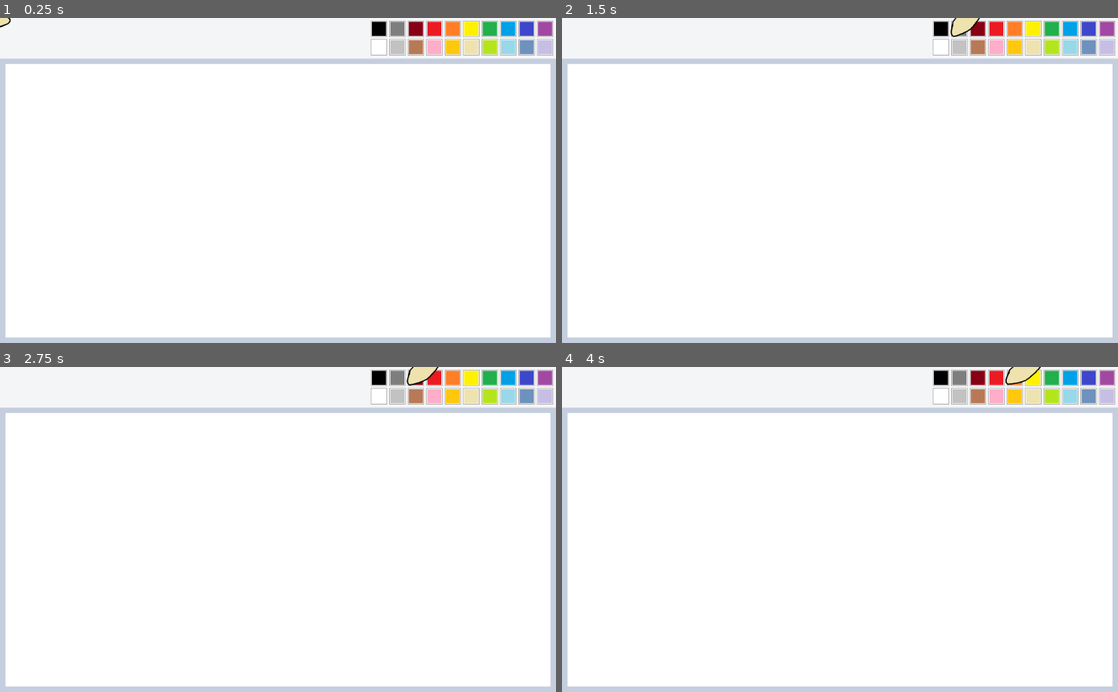
Above: before the commit, frames 1-4 (two rows, left to right).
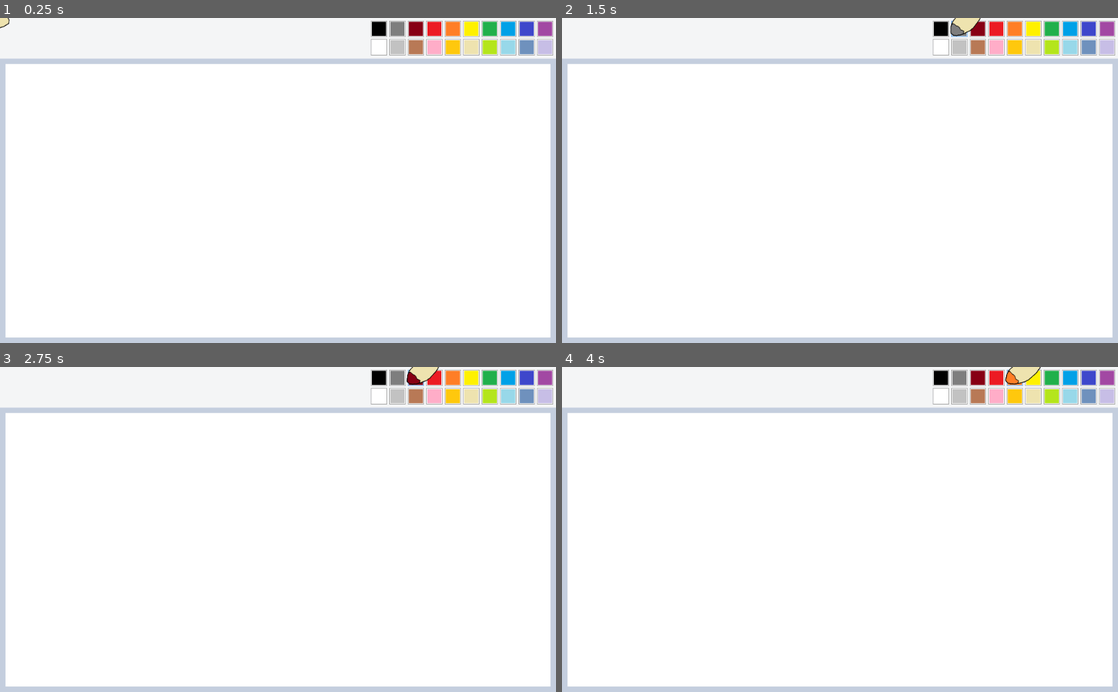
Above: after the commit, the same moments.

Repository: mariothedog/MS-Pain
Game: Godot game, scene res://Level/Level.tscn
The game is run twice, just before and just after one commit, with the same random seed, the same clock (stepped at 60 frames per second) and the same inputs.
Inputs (mouse positions are in pixels of both pictures, inside the frame that each line leads up to):
- Up to frame 1 (0.25 s): no input
- Up to frame 2 (1.5 s): click (940, 27) at 0.5 s; click (956, 27) at 1.25 s
- Up to frame 3 (2.75 s): click (417, 376) at 2 s
- Up to frame 4 (4 s): click (995, 376) at 2.75 s; click (1012, 376) at 3.5 s

The runs differ from the first frame. In frame 1, less than 0.1% of the frame differs, in the area x 0-2%, y 0-4%; in frame 2, 0.1%; in frame 3, 0.1%; in frame 4, 0.1%, in the area x 79-87%, y 0-6%.

Commit message:
Made the colour buttons functional.

Diff:
--- a/Brush/Brush.gd
+++ b/Brush/Brush.gd
@@ -1,4 +1,27 @@
 extends KinematicBody2D
+
+var brush_textures = {
+	Color(0, 0, 0, 1) : preload("res://Brush/Art/Black Brush.png"),
+	Color(0.498039, 0.498039, 0.498039, 1) : preload("res://Brush/Art/Grey Brush.png"),
+	Color(0.533333, 0, 0.082353, 1) : preload("res://Brush/Art/Dark Red Brush.png"),
+	Color(0.929412, 0.109804, 0.141176, 1) : preload("res://Brush/Art/Red Brush.png"),
+	Color(1, 0.498039, 0.152941, 1) : preload("res://Brush/Art/Orange Brush.png"),
+	Color(1, 0.94902, 0, 1) : preload("res://Brush/Art/Yellow Brush.png"),
+	Color(0.133333, 0.694118, 0.298039, 1) : preload("res://Brush/Art/Green Brush.png"),
+	Color(0, 0.635294, 0.909804, 1) : preload("res://Brush/Art/Blue Brush.png"),
+	Color(0.247059, 0.282353, 0.8, 1) : preload("res://Brush/Art/Dark Blue Brush.png"),
+	Color(0.639216, 0.286275, 0.643137, 1) : preload("res://Brush/Art/Purple Brush.png"),
+	Color(1, 1, 1, 1) : preload("res://Brush/Art/White Brush.png"),
+	Color(0.764706, 0.764706, 0.764706, 1) : preload("res://Brush/Art/Light Grey Brush.png"),
+	Color(0.72549, 0.478431, 0.341176, 1) : preload("res://Brush/Art/Brown Brush.png"),
+	Color(1, 0.682353, 0.788235, 1) : preload("res://Brush/Art/Pink Brush.png"),
+	Color(1, 0.788235, 0.054902, 1) : preload("res://Brush/Art/Gold Brush.png"),
+	Color(0.937255, 0.894118, 0.690196, 1) : preload("res://Brush/Art/Beige Brush.png"),
+	Color(0.709804, 0.901961, 0.113725, 1) : preload("res://Brush/Art/Lime Brush.png"),
+	Color(0.6, 0.85098, 0.917647, 1) : preload("res://Brush/Art/Light Blue Brush.png"),
+	Color(0.439216, 0.572549, 0.745098, 1) : preload("res://Brush/Art/Blue-grey Brush.png"),
+	Color(0.784314, 0.74902, 0.905882, 1) : preload("res://Brush/Art/Light Purple Brush.png")
+}
 
 func _physics_process(_delta):
 	var target_position = get_global_mouse_position()
@@ -8,3 +31,7 @@
 	var target_rotation = get_global_mouse_position().rotated(-PI/2).angle()
 
 	rotation = lerp_angle(rotation, target_rotation, 0.1)
+
+func change_colour(colour):
+	var rounded_colour = Color(stepify(colour.r, 0.000001), stepify(colour.g, 0.000001), stepify(colour.b, 0.000001), 1)
+	$Sprite.texture = brush_textures[rounded_colour]
--- a/Brush/Brush.tscn
+++ b/Brush/Brush.tscn
@@ -12,4 +12,4 @@
 offset = Vector2( 0, 270 )
 
 [node name="CollisionPolygon2D" type="CollisionPolygon2D" parent="."]
-polygon = PoolVector2Array( -19.4724, 223.007, -16.9514, 257.67, -3.71616, 285.401, 8.88885, 269.645, 19.6031, 223.637, 15.1913, 159.351, 4.47711, 125.948, 3.84686, 55.9906, 16.9627, 28.0161, 15.7652, 1.07286, 7.02246, -15.6167, -0.940765, -18.4607, -11.1779, -0.723343, -18.3628, 20.2325, -12.3754, 56.1567, -11.9094, 127.209, -20.1026, 145.486 )
+polygon = PoolVector2Array( -19.4724, 223.007, -16.9514, 257.67, -4.33067, 287.891, 8.98402, 274.576, 18.9701, 232.69, 16.4736, 159.737, 4.47711, 125.948, 3.84686, 55.9906, 15.0866, 39.9044, 17.0283, 1.6246, 7.02246, -15.6167, -0.16983, -15.2962, -17.0906, 6.34023, -20.4193, 35.4662, -12.3754, 56.1567, -11.9094, 127.209, -19.3097, 157.795 )
--- a/UI/Colour Button.gd
+++ b/UI/Colour Button.gd
@@ -1,5 +1,5 @@
 tool
-extends Button
+extends TextureButton
 
 export (Color, RGB) var colour setget set_colour
 
--- a/UI/Colour Button.tscn
+++ b/UI/Colour Button.tscn
@@ -1,33 +1,19 @@
-[gd_scene load_steps=2 format=2]
+[gd_scene load_steps=4 format=2]
 
 [ext_resource path="res://UI/Colour Button.gd" type="Script" id=1]
+[ext_resource path="res://UI/Colour Button.png" type="Texture" id=2]
+[ext_resource path="res://UI/Colour Button Hover.png" type="Texture" id=3]
 
-[node name="Colour Button" type="Button"]
+[node name="Colour Button" type="TextureButton"]
 anchor_right = 0.029
 anchor_bottom = 0.05
 margin_right = 0.303999
 rect_min_size = Vector2( 30, 30 )
 focus_mode = 0
 enabled_focus_mode = 0
-flat = true
+texture_normal = ExtResource( 2 )
+texture_hover = ExtResource( 3 )
 script = ExtResource( 1 )
-__meta__ = {
-"_edit_use_anchors_": false
-}
-
-[node name="ColorRect" type="ColorRect" parent="."]
-margin_right = 30.0
-margin_bottom = 30.0
-color = Color( 0.627451, 0.627451, 0.627451, 1 )
-__meta__ = {
-"_edit_use_anchors_": false
-}
-
-[node name="ColorRect2" type="ColorRect" parent="."]
-margin_left = 1.0
-margin_top = 1.0
-margin_right = 29.0
-margin_bottom = 29.0
 __meta__ = {
 "_edit_use_anchors_": false
 }
@@ -37,6 +23,7 @@
 margin_top = 2.0
 margin_right = 28.081
 margin_bottom = 28.0
+mouse_filter = 1
 color = Color( 0, 0, 0, 1 )
 __meta__ = {
 "_edit_use_anchors_": false
--- /dev/null
+++ b/UI/MS Pain.gd
@@ -0,0 +1,5 @@
+extends CanvasLayer
+
+func _ready():
+	for colour_button in $VSplitContainer/ColorRect/MarginContainer/GridContainer.get_children():
+		colour_button.connect("pressed", get_parent().get_node("Brush"), "change_colour", [colour_button.colour])
--- a/UI/MS Pain.tscn
+++ b/UI/MS Pain.tscn
@@ -1,9 +1,11 @@
-[gd_scene load_steps=2 format=2]
+[gd_scene load_steps=3 format=2]
 
 [ext_resource path="res://UI/Colour Button.tscn" type="PackedScene" id=1]
+[ext_resource path="res://UI/MS Pain.gd" type="Script" id=2]
 
 [node name="MS Pain" type="CanvasLayer"]
 layer = -1
+script = ExtResource( 2 )
 
 [node name="VSplitContainer" type="VSplitContainer" parent="."]
 anchor_right = 1.0
Binary file added: Brush/Art/Beige Brush.png
Not shown, added: Brush/Art/Beige Brush.png.import
Binary file added: Brush/Art/Black Brush.png
Not shown, added: Brush/Art/Black Brush.png.import
Binary file added: Brush/Art/Blue Brush.png
Not shown, added: Brush/Art/Blue Brush.png.import
Binary file added: Brush/Art/Blue-grey Brush.png
Not shown, added: Brush/Art/Blue-grey Brush.png.import
Binary file added: Brush/Art/Brown Brush.png
Not shown, added: Brush/Art/Brown Brush.png.import
Binary file changed: Brush/Art/Brush.png
Binary file added: Brush/Art/Dark Blue Brush.png
(and 34 more such lines)
